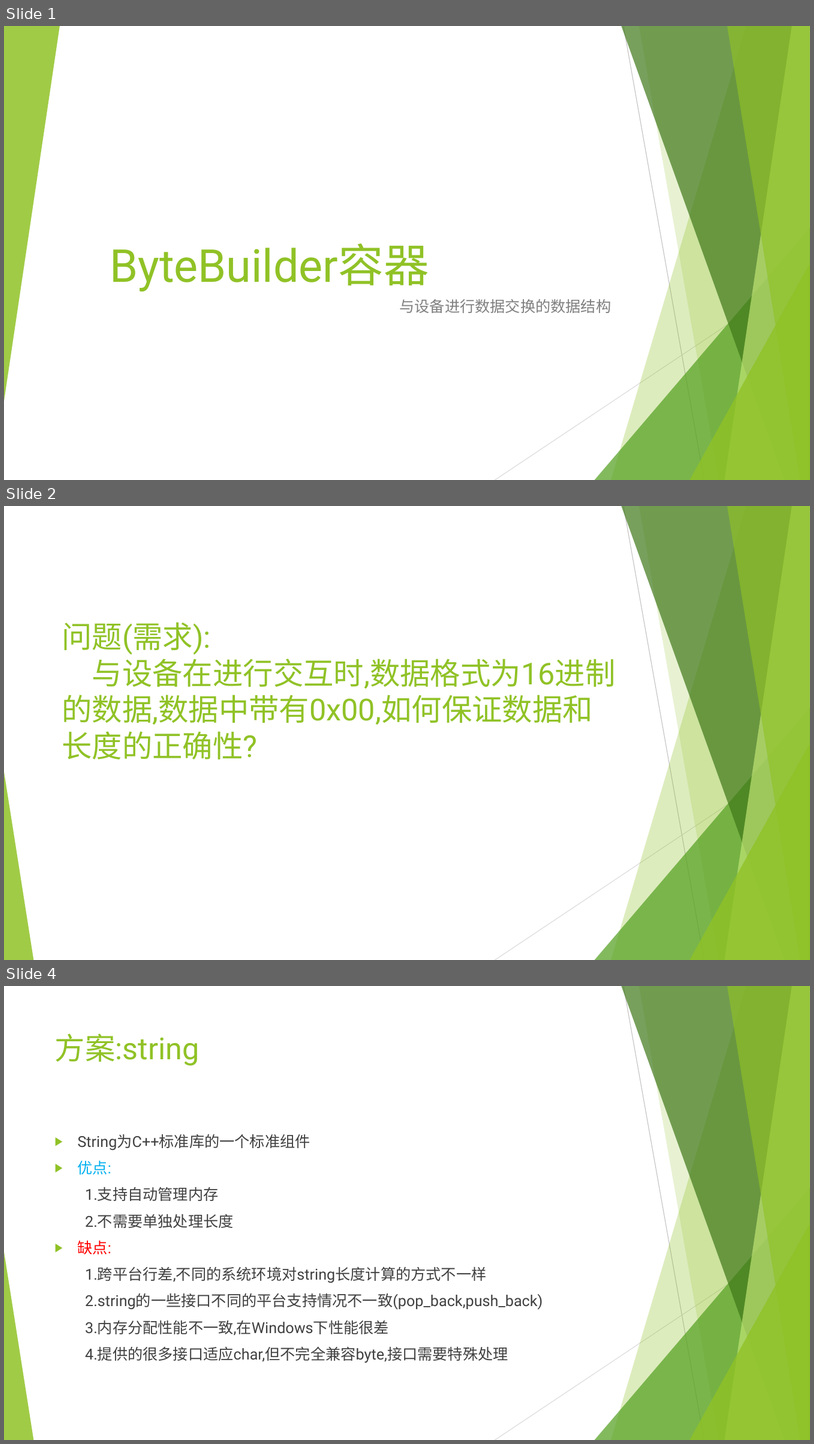
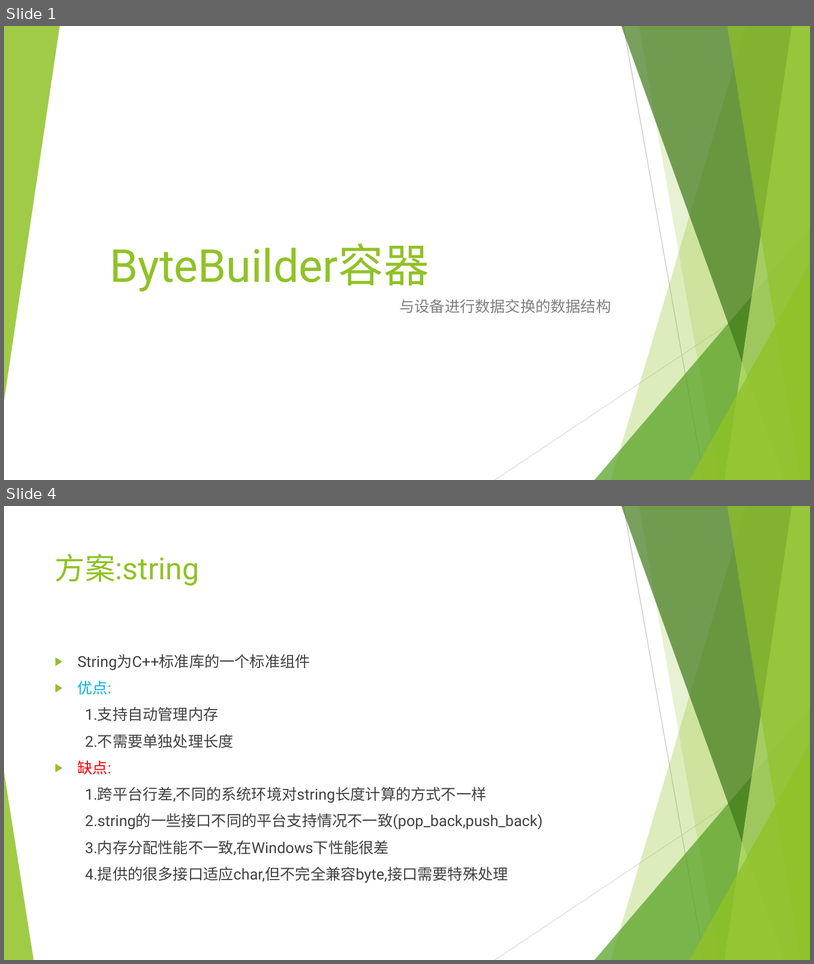
Before and after one commit to Zhyioo/libzhouyb, a slide deck: zhou_yb/about/PPT/第4章 ByteBuilder容器.pptx. Shown one above the other, each under a label of ours: slides 1, 2 and 4 before the commit, slides 1 and 4 after it; the slides between them are not shown. The pictures are 814x1444 and 814x964 pixels, drawn with LibreOffice and Linux fonts; fonts in the diff are those of the drawing. Boxes give left, top, right and bottom in pixels: in the first picture for what was removed or moved away, otherwise in the second. Text is boxed around its words. In the diff, an @@ line names an element or a change of style, - is before the commit and + after.

```diff
--- a/zhou_yb/about/PPT/第4章 ByteBuilder容器.pptx
+++ b/zhou_yb/about/PPT/第4章 ByteBuilder容器.pptx
@@ slide 2 removed at box(4, 506, 810, 960), background #FFFFFF; not listed: 10 template elements that a slide beside it also shows @@
@@ title removed at box(62, 622, 616, 759) @@
-问题(需求):
-与设备在进行交互时,数据格式为16进制的数据,数据中带有0x00,如何保证数据和长度的正确性?
```
Also in this commit, not shown: 2 slides changed, 1 slide added, 2 other files.
